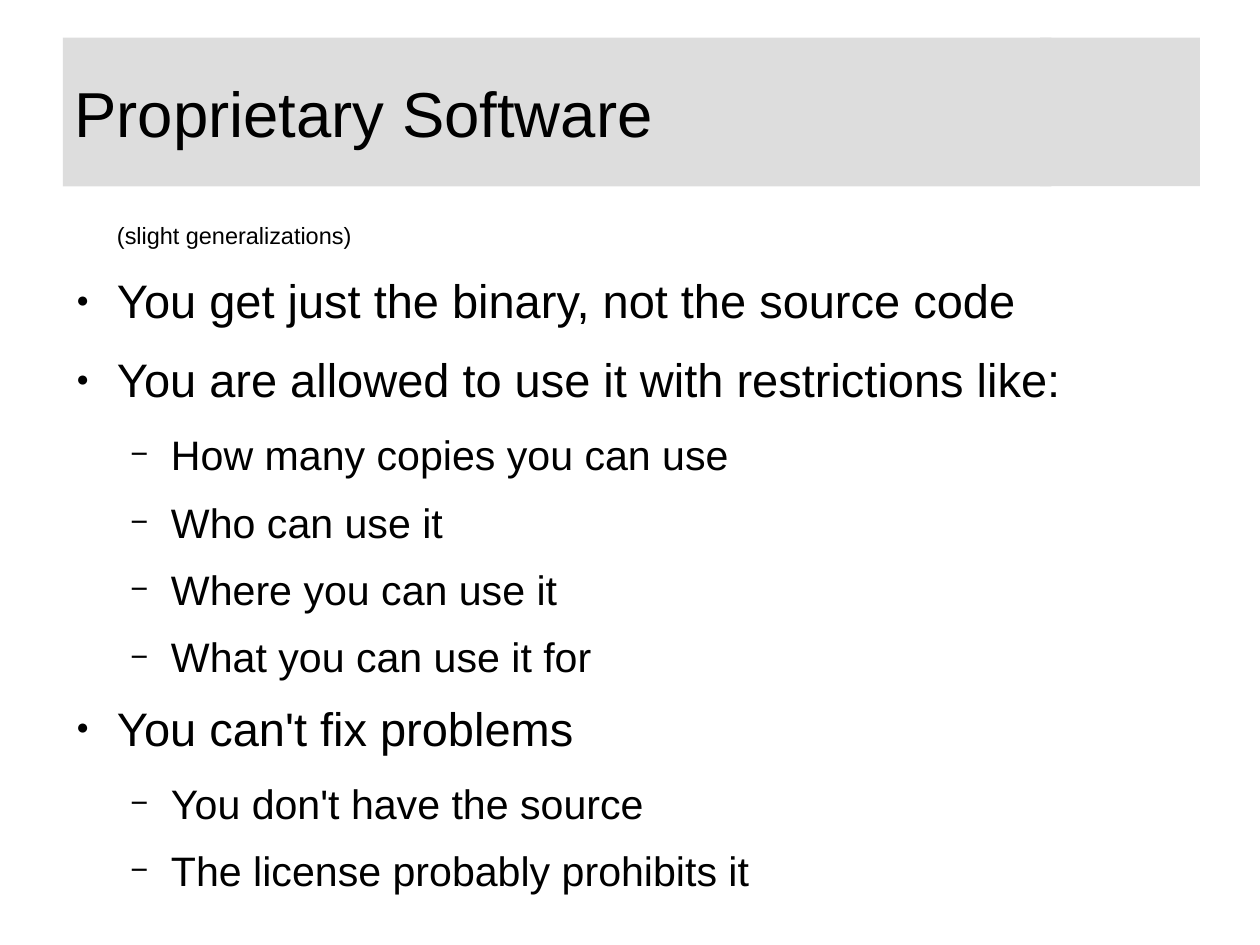
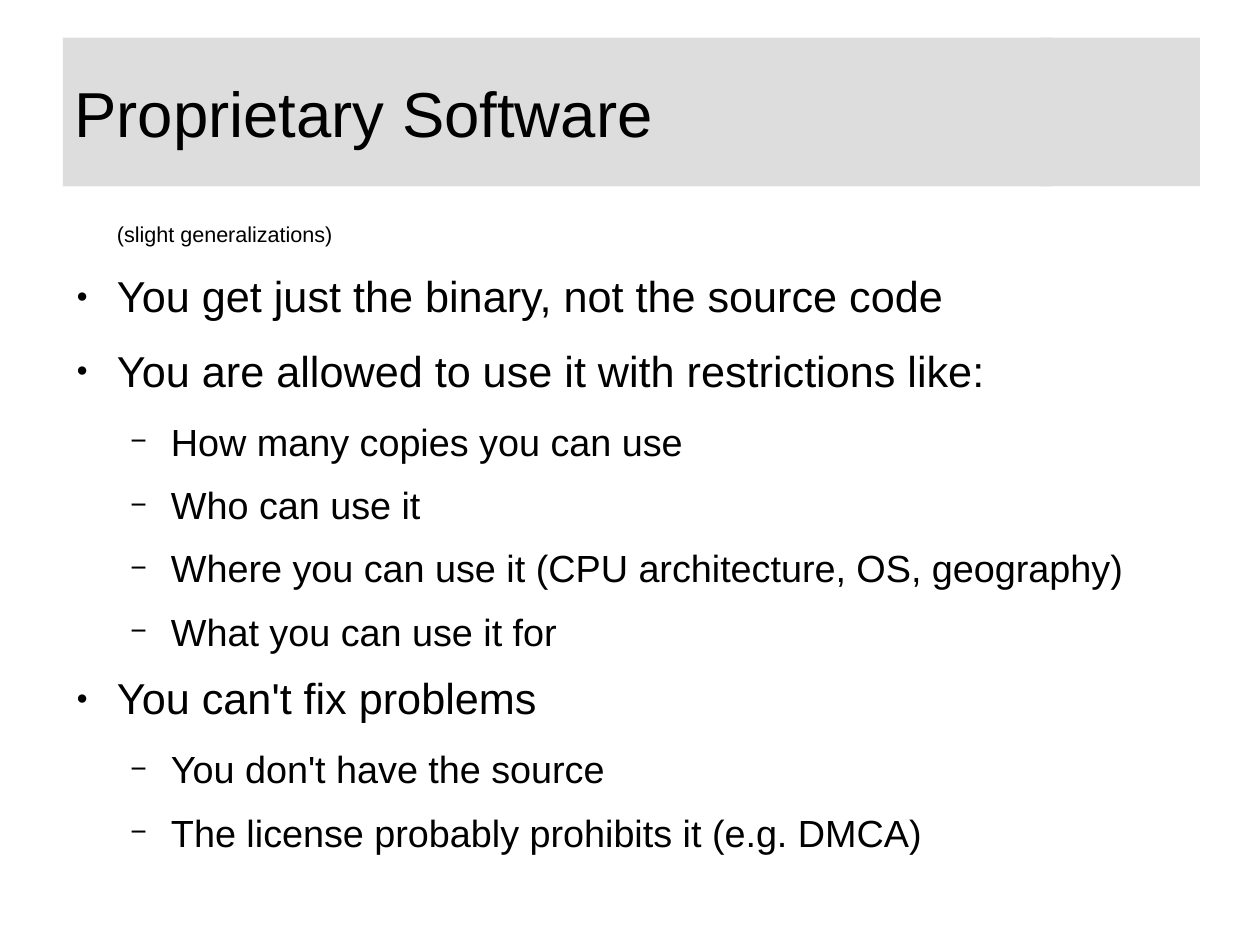
Before and after one commit to swarren/presentations, a slide deck: slide 4 of lcs-foss-intro/lcs-foss-intro.odp. Drawn at 1260x945 pixels with LibreOffice and Linux fonts; fonts in the diff are those of the drawing; background and template pictures are left out. Boxes give left, top, right and bottom in pixels: in the first picture for what was removed or moved away, otherwise in the second. Text is boxed around its words. In the diff, an @@ line names an element or a change of style, - is before the commit and + after.

```diff
--- a/lcs-foss-intro/lcs-foss-intro.odp
+++ b/lcs-foss-intro/lcs-foss-intro.odp
@@ text at bbox=[117, 226, 984, 784]: size 14.8 to 13.6 pt in "(slight generalizations)"; size 29.6 to 27.2 pt in "You get just the binary, not the ...", "You are allowed to use it with ...", "You can't fix problems"; size 25.9 to 23.8 pt in "How many copies you can use", "Who can use it", "What you can use it for", "You don't have the source" @@
@@ text at bbox=[171, 554, 1123, 590]: text changed; size 25.9 to 23.8 pt @@
-  − Where you can use it
+  − Where you can use it (CPU architecture, OS, geography)
@@ text at bbox=[171, 819, 922, 854]: text changed; size 25.9 to 23.8 pt @@
-  − The license probably prohibits it
+  − The license probably prohibits it (e.g. DMCA)
```
Also in this commit, not shown: 9 other slides changed, 2 slides added, 1 other file.
